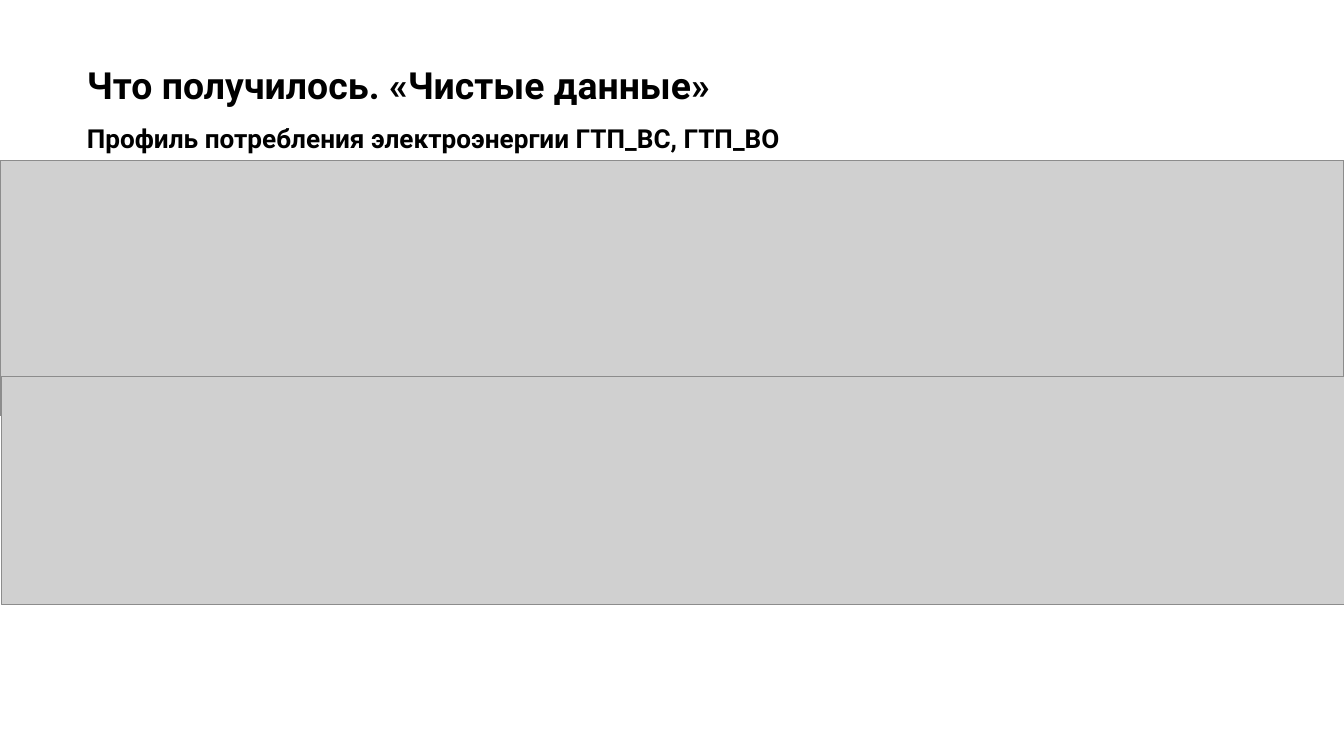
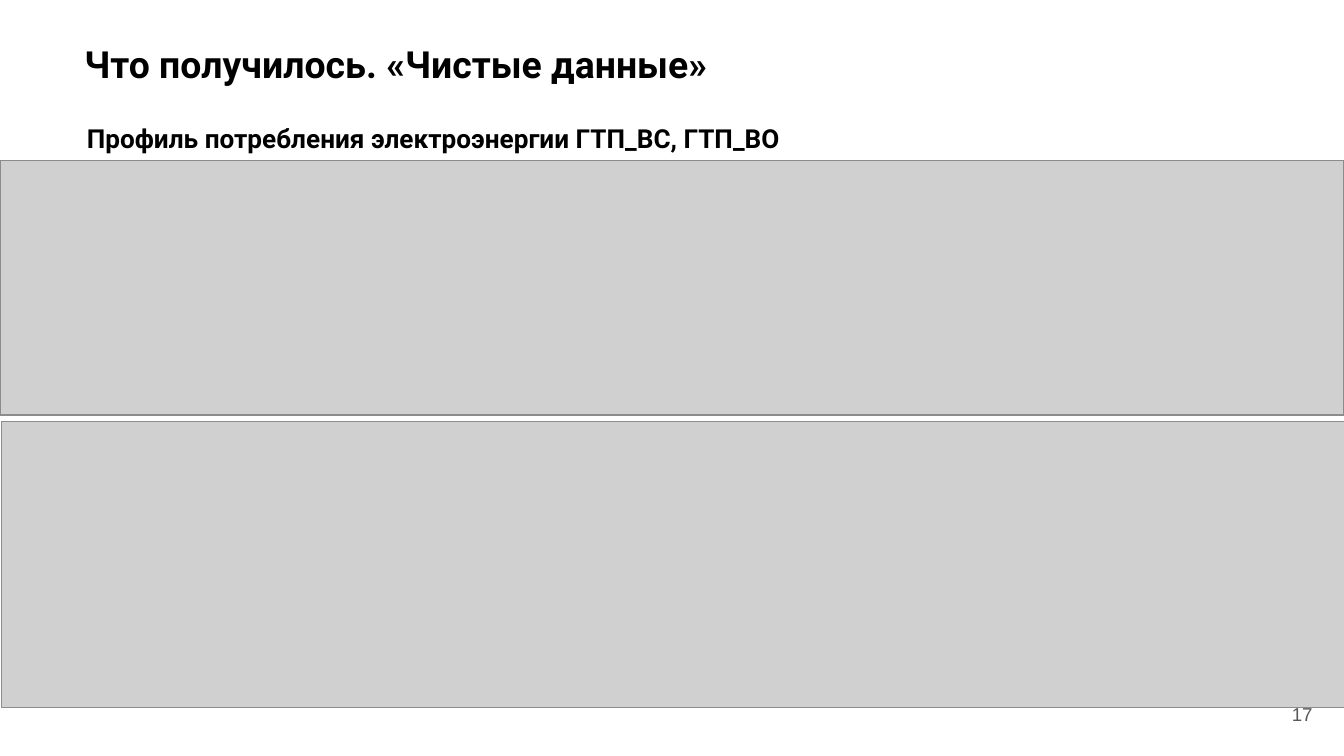
Before and after one commit to smddyakonov/otus_ds_dyakonov, a slide deck: slide 17 of hw-19/Презентация.pptx (slide 13 before the commit). Drawn at 1344x756 pixels with LibreOffice and Linux fonts; fonts in the diff are those of the drawing; grey boxes stand for pictures; background and template pictures are left out. Boxes give left, top, right and bottom in pixels: in the first picture for what was removed or moved away, otherwise in the second. Text is boxed around its words. In the diff, an @@ line names an element or a change of style, - is before the commit and + after.

```diff
--- a/hw-19/Презентация.pptx
+++ b/hw-19/Презентация.pptx
@@ title "Что получилось. «Чистые данные»": place and size @@
-title "Что получилось. «Чистые данные»" at box(87, 72, 710, 107)
+title "Что получилось. «Чистые данные»" at box(84, 51, 707, 86)
@@ picture: place and size @@
-picture at box(1, 376, 1344, 605)
+picture at box(1, 422, 1344, 708)
@@ page number added at box(1292, 707, 1313, 721), 10 pt, text #595959 @@
+17
```
Also in this commit, not shown: 16 other slides changed, 7 slides added, 2 other files.
